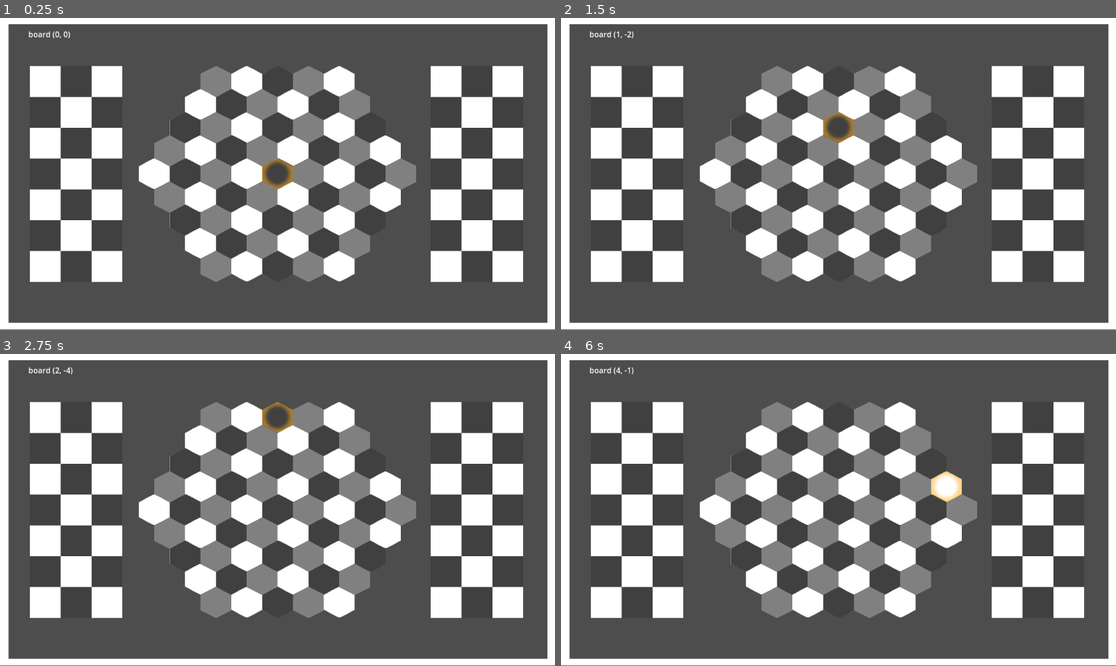
Above: before the commit, frames 1-4 (two rows, left to right).
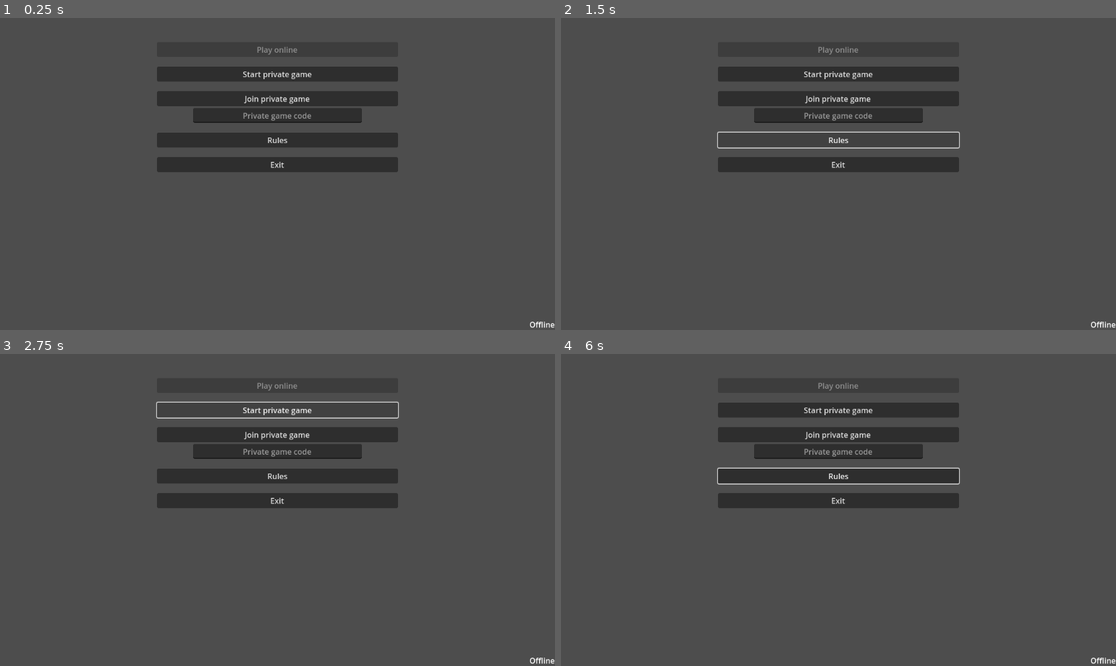
Above: after the commit, the same moments.

Repository: Bazsi1224/KesetClient
Game: Godot game, scene res://UI/MainMenu.tscn
Same seed, same stepped clock (60 frames per second), same inputs: the game is played once before the commit and once after it. Before the commit the project starts from res://match.tscn.
Inputs (mouse positions are in pixels of both pictures, inside the frame that each line leads up to):
- Up to frame 1 (0.25 s): no input
- Up to frame 2 (1.5 s): click (838, 99) at 0.5 s, where only the run after the commit has a clickable "Join private game"; click (838, 139) at 1.25 s, where only the run after the commit has a clickable "Rules"
- Up to frame 3 (2.75 s): click (277, 410) at 2 s, where only the run after the commit has a clickable "Start private game"
- Up to frame 4 (6 s): click (838, 410) at 2.75 s, where only the run after the commit has a clickable "Start private game"; click (838, 475) at 3.5 s, where only the run after the commit has a clickable "Rules"; click (838, 410) at 4.25 s, where only the run after the commit has a clickable "Start private game"; click (838, 475) at 5 s, where only the run after the commit has a clickable "Rules"; tap Enter at 5.75 s; move the mouse to (960, 494) at 5.77 s; click (960, 494) at 5.92 s

The runs differ from the first frame. In frame 1, 39% of the frame differs, in the area x 0-100%, y 0-100%; in frame 2, 39%; in frame 3, 39%; in frame 4, 39%.

Commit message:
Session kezelés kész

Diff:
--- a/Board.tscn
+++ b/Match/Board.tscn
@@ -1,6 +1,6 @@
 [gd_scene load_steps=2 format=3 uid="uid://dqyby817y8vpi"]
 
-[ext_resource type="TileSet" uid="uid://cy7xdgpmase8w" path="res://HexTiles.tres" id="1_7o3m0"]
+[ext_resource type="TileSet" uid="uid://cy7xdgpmase8w" path="res://Match/HexTiles.tres" id="1_7o3m0"]
 
 [node name="TileMap" type="TileMap"]
 position = Vector2(-33, 16)
--- a/Box.tscn
+++ b/Match/Box.tscn
@@ -1,7 +1,7 @@
 [gd_scene load_steps=3 format=3 uid="uid://byorf8jdlq0wv"]
 
-[ext_resource type="Script" path="res://PieceContainer.gd" id="1_fqbin"]
-[ext_resource type="TileSet" uid="uid://dh6bykhxpler4" path="res://SquareTiles.tres" id="2_ifrfb"]
+[ext_resource type="Script" path="res://Match/PieceContainer.gd" id="1_fqbin"]
+[ext_resource type="TileSet" uid="uid://dh6bykhxpler4" path="res://Match/SquareTiles.tres" id="2_ifrfb"]
 
 [node name="Box" type="TileMap"]
 position = Vector2(-31, -31)
--- /dev/null
+++ b/Match/GameVariables.gd
@@ -0,0 +1,13 @@
+extends Node
+
+var port : int
+var role : String
+
+# Called when the node enters the scene tree for the first time.
+func _ready():
+	pass # Replace with function body.
+
+
+# Called every frame. 'delta' is the elapsed time since the previous frame.
+func _process(delta):
+	pass
--- a/NetworkClient.gd
+++ b/Match/NetworkClient.gd
@@ -1,6 +1,5 @@
 extends Node
 var socket = StreamPeerTCP.new()
-var port : int
 var connecting_time = 0
 
 
@@ -15,7 +14,7 @@
 	var status = socket.get_status()
 	match( status ):
 		StreamPeerTCP.STATUS_NONE :
-			var error = socket.connect_to_host( "localhost", port )
+			var error = socket.connect_to_host( "localhost", GameVariables.port )
 			$AliveTimer.start(1)
 		StreamPeerTCP.STATUS_CONNECTING:
 			connecting_time += delta
@@ -42,7 +41,10 @@
 	if message_object == null : return
 
 	match( message_object["messageType"] ):
+		"GameId":
+			%GameCode.text = message_object["data"]["gameId"]
 		"GameState":
+			%PrivateGameWaitingPanel.visible = false
 			parse_game_state( message_object["data"] )
 		"Alive":
 			$Timeout.stop()
@@ -51,7 +53,7 @@
 
 
 func _on_alive_timer_timeout():
-	var message = '{ "messageType" : "Alive", "data" : {} }\r'
+	var message = '{ "messageType" : "Alive", "role" : "%s", "data" : {} }\r' % GameVariables.role
 	socket.put_utf8_string(message)
 	$Timeout.start(1)
 
@@ -61,8 +63,6 @@
 
 
 func close_connection():
-	$"../SessionFinder".process_mode = Node.PROCESS_MODE_ALWAYS
-	process_mode = Node.PROCESS_MODE_DISABLED
 	connecting_time = 0
 	print("Session lost")
 
@@ -80,7 +80,9 @@
 
 
 func piece_selected( container, tile ):
-	var message = '{ "messageType" : "PieceSelected", "data" : { "container" : "%s", "tile" : { "x": %d, "y": %d } } }\r' % [ container, tile.x, tile.y ]
+	var message = '{ "messageType" : "PieceSelected",
+					 "role" : "%s",
+					 "data" : { "container" : "%s", "tile" : { "x": %d, "y": %d } } }\r' % [ GameVariables.role, container, tile.x, tile.y ]
 	socket.put_utf8_string(message)
 
 
@@ -106,11 +108,12 @@
 func move_requested( container, tile ):
 	if %Pointer.hand == null : return
 
-	var message = '{ "messageType" : "MoveRequested", "data" : {
+	var message = '{ "messageType" : "MoveRequested",  "role" : "%s", "data" : {
 		 "piece":
 			{ "container" : "%s", "tile" : { "x": %d, "y": %d } } ,
 		"target":
 			{ "container" : "%s", "tile" : { "x": %d, "y": %d } } } }\r' % [
+				GameVariables.role,
 				%Pointer.hand.container,
 				%Pointer.hand.tile.x,
 				%Pointer.hand.tile.y,
--- /dev/null
+++ b/Match/match.tscn
@@ -0,0 +1,138 @@
+[gd_scene load_steps=12 format=3 uid="uid://u8l7dpo7sofp"]
+
+[ext_resource type="Script" path="res://Match/match.gd" id="1_qjkar"]
+[ext_resource type="Script" path="res://Match/NetworkClient.gd" id="3_fo8ov"]
+[ext_resource type="PackedScene" uid="uid://dqyby817y8vpi" path="res://Match/Board.tscn" id="4_v1kyt"]
+[ext_resource type="Script" path="res://Match/PieceContainer.gd" id="5_xfsfk"]
+[ext_resource type="PackedScene" uid="uid://byorf8jdlq0wv" path="res://Match/Box.tscn" id="6_km5j0"]
+[ext_resource type="Script" path="res://Match/Pointer.gd" id="7_urn0l"]
+[ext_resource type="Texture2D" uid="uid://h3svus16qdyw" path="res://Textures/Marker.png" id="8_p0rod"]
+[ext_resource type="Texture2D" uid="uid://dvn26vftoicxq" path="res://Textures/SquereMarker.png" id="9_cu5g1"]
+[ext_resource type="Material" uid="uid://bypikhf5vqf0w" path="res://Pieces/PlayerColorMaterial.tres" id="10_lb7c4"]
+[ext_resource type="Texture2D" uid="uid://1ky3sbpiw04" path="res://Textures/Frame.png" id="11_hl2fu"]
+
+[sub_resource type="StyleBoxFlat" id="StyleBoxFlat_hjrcs"]
+bg_color = Color(0, 0, 0, 1)
+
+[node name="Match" type="Node2D"]
+script = ExtResource("1_qjkar")
+
+[node name="NetworkClient" type="Node" parent="."]
+process_mode = 3
+process_thread_group = 1
+process_thread_group_order = 0
+process_thread_messages = 1
+script = ExtResource("3_fo8ov")
+
+[node name="AliveTimer" type="Timer" parent="NetworkClient"]
+
+[node name="Timeout" type="Timer" parent="NetworkClient"]
+one_shot = true
+
+[node name="Camera2D" type="Camera2D" parent="."]
+
+[node name="Board" parent="." instance=ExtResource("4_v1kyt")]
+unique_name_in_owner = true
+position = Vector2(-32, -32)
+layer_0/tile_data = PackedInt32Array(-1, 65536, 0, 65535, 0, 1, -65536, 0, 0, 65534, 0, 0, 65536, 0, 1, 1, 0, 0, -131071, 65536, 0, -196608, 65536, 0, -65538, 65536, 0, 196606, 0, 1, 131073, 0, 1, 196608, 65536, 0, 65539, 0, 1, -65533, 0, 0, -196605, 65536, 0, -262143, 0, 1, -3, 0, 0, 131069, 0, 1, -65537, 0, 0, -65535, 0, 1, -196607, 0, 0, -2, 0, 1, 131070, 65536, 0, 196607, 65536, 0, 65537, 65536, 0, 196609, 0, 0, 262142, 0, 0, -262142, 65536, 0, -131070, 0, 0, 2, 0, 1, 131074, 65536, 0, -65532, 0, 1, 65532, 0, 1, 131071, 0, 0, 0, 65536, 0, -131072, 0, 1, -262144, 0, 0, -131073, 0, 1, 65533, 65536, 0, 196605, 0, 0, 262143, 0, 1, 3, 65536, 0, -131069, 0, 1, 131072, 0, 0, 65538, 0, 0, -65534, 65536, 0, -196606, 0, 1, 196604, 65536, 0, -131068, 65536, 0, 262141, 65536, 0, 262140, 0, 1, 327677, 0, 1, 262144, 0, 1, 4, 0, 0, 327679, 0, 0, 327678, 65536, 0, 131068, 0, 0, 327676, 0, 0, -196604, 0, 0, -262140, 0, 1, -262141, 0, 0)
+script = ExtResource("5_xfsfk")
+container_name = "board"
+
+[node name="RedBox" parent="." instance=ExtResource("6_km5j0")]
+unique_name_in_owner = true
+position = Vector2(-450, -32)
+container_name = "redBox"
+
+[node name="BlueBox" parent="." instance=ExtResource("6_km5j0")]
+unique_name_in_owner = true
+position = Vector2(382, -32)
+container_name = "blueBox"
+
+[node name="Debug" type="Label" parent="."]
+unique_name_in_owner = true
+offset_left = -517.0
+offset_top = -302.0
+offset_right = -180.0
+offset_bottom = -238.0
+
+[node name="Pieces" type="Node2D" parent="."]
+unique_name_in_owner = true
+
+[node name="MoveMarkers" type="Node2D" parent="."]
+unique_name_in_owner = true
+
+[node name="Pointer" type="Marker2D" parent="."]
+unique_name_in_owner = true
+script = ExtResource("7_urn0l")
+
+[node name="HexSprite" type="Sprite2D" parent="Pointer"]
+visible = false
+modulate = Color(1, 0.686275, 0.141176, 0.552941)
+texture = ExtResource("8_p0rod")
+
+[node name="SquareSprite" type="Sprite2D" parent="Pointer"]
+visible = false
+modulate = Color(1, 0.686275, 0.141176, 0.552941)
+texture = ExtResource("9_cu5g1")
+
+[node name="PieceSprite" type="Sprite2D" parent="Pointer"]
+visible = false
+modulate = Color(1, 1, 1, 0.545098)
+material = ExtResource("10_lb7c4")
+
+[node name="Frame" type="Sprite2D" parent="."]
+unique_name_in_owner = true
+position = Vector2(-0.500007, -0.500004)
+scale = Vector2(1.44125, 1.07833)
+texture = ExtResource("11_hl2fu")
+
+[node name="PrivateGameWaitingPanel" type="CenterContainer" parent="."]
+unique_name_in_owner = true
+anchors_preset = 15
+anchor_right = 1.0
+anchor_bottom = 1.0
+grow_horizontal = 2
+grow_vertical = 2
+
+[node name="PanelContainer" type="PanelContainer" parent="PrivateGameWaitingPanel"]
+layout_mode = 2
+theme_override_styles/panel = SubResource("StyleBoxFlat_hjrcs")
+
+[node name="MarginContainer" type="MarginContainer" parent="PrivateGameWaitingPanel/PanelContainer"]
+layout_mode = 2
+theme_override_constants/margin_left = 50
+theme_override_constants/margin_top = 50
+theme_override_constants/margin_right = 50
+theme_override_constants/margin_bottom = 50
+
+[node name="VBoxContainer" type="VBoxContainer" parent="PrivateGameWaitingPanel/PanelContainer/MarginContainer"]
+layout_mode = 2
+theme_override_constants/separation = 5
+
+[node name="Label" type="Label" parent="PrivateGameWaitingPanel/PanelContainer/MarginContainer/VBoxContainer"]
+layout_mode = 2
+text = "Waiting for opponent"
+
+[node name="HBoxContainer" type="HBoxContainer" parent="PrivateGameWaitingPanel/PanelContainer/MarginContainer/VBoxContainer"]
+layout_mode = 2
+
+[node name="GameCodeLabel" type="Label" parent="PrivateGameWaitingPanel/PanelContainer/MarginContainer/VBoxContainer/HBoxContainer"]
+layout_mode = 2
+text = "Game code:
+"
+
+[node name="GameCode" type="Label" parent="PrivateGameWaitingPanel/PanelContainer/MarginContainer/VBoxContainer/HBoxContainer"]
+unique_name_in_owner = true
+layout_mode = 2
+text = "PFSDCFS"
+
+[node name="Control" type="Control" parent="PrivateGameWaitingPanel/PanelContainer/MarginContainer/VBoxContainer"]
+custom_minimum_size = Vector2(0, 20)
+layout_mode = 2
+
+[node name="ButtonBack" type="Button" parent="PrivateGameWaitingPanel/PanelContainer/MarginContainer/VBoxContainer"]
+layout_mode = 2
+text = "Cancel"
+
+[connection signal="timeout" from="NetworkClient/AliveTimer" to="NetworkClient" method="_on_alive_timer_timeout"]
+[connection signal="timeout" from="NetworkClient/Timeout" to="NetworkClient" method="_on_timeout_timeout"]
--- a/SessionFinder.gd
+++ /dev/null
@@ -1,38 +0,0 @@
-extends Node
-var socket = StreamPeerTCP.new()
-
-# Called when the node enters the scene tree for the first time.
-func _ready():
-	pass # Replace with function body.
-
-
-# Called every frame. 'delta' is the elapsed time since the previous frame.
-func _process(delta):
-	socket.poll()
-	var status = socket.get_status()
-	match( status ):
-		StreamPeerTCP.STATUS_NONE :
-			var error = socket.connect_to_host( "localhost", 51224 )
-		StreamPeerTCP.STATUS_CONNECTED :
-			messaging()
-
-
-func messaging():
-	var bytes = socket.get_available_bytes( )
-	if bytes == 0 : return
-	var message = socket.get_utf8_string(bytes)
-	var parts = message.split( "\r" )
-	for part in parts:
-		read_message( part )
-
-
-func read_message( message ):
-	if message == "" : return
-	var message_object = JSON.parse_string( message )
-
-	if message_object == null : return
-
-	if message_object["messageType"] == "SessionOpen":
-		$"../NetworkClient".port = message_object["data"]["port"]
-		$"../NetworkClient".process_mode = Node.PROCESS_MODE_ALWAYS
-		process_mode = Node.PROCESS_MODE_DISABLED
--- /dev/null
+++ b/UI/GameTheme.tres
@@ -0,0 +1,3 @@
+[gd_resource type="Theme" format=3 uid="uid://dy8oeyb7hhq01"]
+
+[resource]
--- /dev/null
+++ b/UI/MainMenu.gd
@@ -0,0 +1,31 @@
+extends Control
+
+
+# Called when the node enters the scene tree for the first time.
+func _ready():
+	pass # Replace with function body.
+
+
+# Called every frame. 'delta' is the elapsed time since the previous frame.
+func _process(delta):
+	pass
+
+
+func _on_button_exit_pressed():
+	get_tree().quit()
+
+
+func _on_button_find_games_pressed():
+	get_tree().change_scene_to_file("res://SessionList.tscn")
+
+
+func _on_button_back_pressed():
+	%PrivateGameWaitingPanel.visible = false
+
+
+func _on_button_private_game_pressed():
+	$SessionFinder.start_private_game()
+
+
+func _on_button_join_private_pressed():
+	$SessionFinder.join_private_game( %JoinGameId.text )
--- /dev/null
+++ b/UI/MainMenu.tscn
@@ -0,0 +1,97 @@
+[gd_scene load_steps=3 format=3 uid="uid://cqcklkrc7l1b1"]
+
+[ext_resource type="Script" path="res://UI/MainMenu.gd" id="1_1ncer"]
+[ext_resource type="Script" path="res://UI/SessionFinder.gd" id="2_vppf8"]
+
+[node name="MainMenu" type="Control"]
+layout_mode = 3
+anchors_preset = 15
+anchor_right = 1.0
+anchor_bottom = 1.0
+grow_horizontal = 2
+grow_vertical = 2
+script = ExtResource("1_1ncer")
+
+[node name="SessionFinder" type="Node" parent="."]
+script = ExtResource("2_vppf8")
+
+[node name="OnlineState" type="Label" parent="."]
+unique_name_in_owner = true
+layout_mode = 1
+anchors_preset = 3
+anchor_left = 1.0
+anchor_top = 1.0
+anchor_right = 1.0
+anchor_bottom = 1.0
+offset_left = -52.0
+offset_top = -23.0
+grow_horizontal = 0
+grow_vertical = 0
+text = "Online"
+
+[node name="MarginContainer" type="MarginContainer" parent="."]
+layout_mode = 1
+anchors_preset = 15
+anchor_right = 1.0
+anchor_bottom = 1.0
+grow_horizontal = 2
+grow_vertical = 2
+theme_override_constants/margin_left = 50
+theme_override_constants/margin_top = 50
+theme_override_constants/margin_right = 50
+theme_override_constants/margin_bottom = 50
+
+[node name="VBoxContainer" type="VBoxContainer" parent="MarginContainer"]
+layout_mode = 2
+theme_override_constants/separation = 20
+
+[node name="ButtonFindGames" type="Button" parent="MarginContainer/VBoxContainer"]
+custom_minimum_size = Vector2(500, 0)
+layout_mode = 2
+size_flags_horizontal = 4
+disabled = true
+text = "Play online
+"
+
+[node name="ButtonPrivateGame" type="Button" parent="MarginContainer/VBoxContainer"]
+custom_minimum_size = Vector2(500, 0)
+layout_mode = 2
+size_flags_horizontal = 4
+text = "Start private game
+"
+
+[node name="VBoxContainer" type="VBoxContainer" parent="MarginContainer/VBoxContainer"]
+layout_mode = 2
+
+[node name="ButtonJoinPrivate" type="Button" parent="MarginContainer/VBoxContainer/VBoxContainer"]
+custom_minimum_size = Vector2(500, 0)
+layout_mode = 2
+size_flags_horizontal = 4
+text = "Join private game
+"
+
+[node name="JoinGameId" type="LineEdit" parent="MarginContainer/VBoxContainer/VBoxContainer"]
+unique_name_in_owner = true
+custom_minimum_size = Vector2(350, 0)
+layout_mode = 2
+size_flags_horizontal = 4
+placeholder_text = "Private game code"
+alignment = 1
+
+[node name="ButtonRules" type="Button" parent="MarginContainer/VBoxContainer"]
+custom_minimum_size = Vector2(500, 0)
+layout_mode = 2
+size_flags_horizontal = 4
+text = "Rules
+"
+
+[node name="ButtonExit" type="Button" parent="MarginContainer/VBoxContainer"]
+custom_minimum_size = Vector2(500, 0)
+layout_mode = 2
+size_flags_horizontal = 4
+text = "Exit
+"
+
+[connection signal="pressed" from="MarginContainer/VBoxContainer/ButtonPrivateGame" to="." method="_on_button_private_game_pressed"]
+[connection signal="pressed" from="MarginContainer/VBoxContainer/VBoxContainer/ButtonJoinPrivate" to="." method="_on_button_join_private_pressed"]
+[connection signal="pressed" from="MarginContainer/VBoxContainer/ButtonExit" to="." method="_on_button_exit_pressed"]
--- /dev/null
+++ b/UI/SessionFinder.gd
@@ -0,0 +1,66 @@
+extends Node
+var socket = StreamPeerTCP.new()
+var current_match = null
+
+# Called when the node enters the scene tree for the first time.
+func _ready():
+	pass # Replace with function body.
+
+
+# Called every frame. 'delta' is the elapsed time since the previous frame.
+func _process(delta):
+	socket.poll()
+	var status = socket.get_status()
+	match( status ):
+		StreamPeerTCP.STATUS_NONE :
+			var error = socket.connect_to_host( "localhost", 51224 )
+			%OnlineState.text = tr( "Offline" )
+		StreamPeerTCP.STATUS_CONNECTED :
+			%OnlineState.text = tr( "Online" )
+			messaging()
+
+	if current_match != null:
+		current_match.find_child("NetworkClient")._process(delta)
+
+
+func messaging():
+	var bytes = socket.get_available_bytes( )
+	if bytes == 0 : return
+	var message = socket.get_utf8_string(bytes)
+	var parts = message.split( "\r" )
+	for part in parts:
+		read_message( part )
+
+
+func read_message( message ):
+	if message == "" : return
+	var message_object = JSON.parse_string( message )
+
+	if message_object == null : return
+
+	match( message_object["messageType"] ):
+		"SessionStart":
+			socket.disconnect_from_host()
+			GameVariables.port = message_object["data"]["port"]
+			get_tree().change_scene_to_file("res://Match/match.tscn")
+		"StartPrivateGame":
+			socket.disconnect_from_host()
+			GameVariables.port = message_object["data"]["port"]
+			GameVariables.role = "host"
+			get_tree().change_scene_to_file("res://Match/match.tscn")
+		"JoinPrivateGame":
+			if( !message_object["data"].has("port") ) : return
+			socket.disconnect_from_host()
+			GameVariables.port = message_object["data"]["port"]
+			GameVariables.role = "client"
+			get_tree().change_scene_to_file("res://Match/match.tscn")
+
+
+func start_private_game():
+	var message = '{ "messageType" : "StartPrivateGame", "data" : { } }\r'
+	socket.put_utf8_string(message)
+
+
+func join_private_game( game_id : String ):
+	var message = '{ "messageType" : "JoinPrivateGame", "data" : { "gameId" : "%s" } }\r' % game_id
+	socket.put_utf8_string(message)
--- a/match.tscn
+++ /dev/null
@@ -1,91 +0,0 @@
-[gd_scene load_steps=12 format=3 uid="uid://u8l7dpo7sofp"]
-
-[ext_resource type="Script" path="res://match.gd" id="1_nejia"]
-[ext_resource type="Script" path="res://NetworkClient.gd" id="2_1akor"]
-[ext_resource type="Script" path="res://SessionFinder.gd" id="2_hu0oy"]
-[ext_resource type="Script" path="res://Pointer.gd" id="4_ck6ep"]
-[ext_resource type="Script" path="res://PieceContainer.gd" id="5_vvh0j"]
-[ext_resource type="Texture2D" uid="uid://h3svus16qdyw" path="res://Textures/Marker.png" id="5_ylfje"]
-[ext_resource type="PackedScene" uid="uid://dqyby817y8vpi" path="res://Board.tscn" id="6_tyfun"]
-[ext_resource type="Texture2D" uid="uid://dvn26vftoicxq" path="res://Textures/SquereMarker.png" id="8_h88w6"]
-[ext_resource type="PackedScene" uid="uid://byorf8jdlq0wv" path="res://Box.tscn" id="9_b3sc7"]
-[ext_resource type="Material" uid="uid://bypikhf5vqf0w" path="res://Pieces/PlayerColorMaterial.tres" id="10_xyeof"]
-[ext_resource type="Texture2D" uid="uid://1ky3sbpiw04" path="res://Textures/Frame.png" id="11_n7vg8"]
-
-[node name="Match" type="Node2D"]
-script = ExtResource("1_nejia")
-
-[node name="SessionFinder" type="Node" parent="."]
-script = ExtResource("2_hu0oy")
-
-[node name="NetworkClient" type="Node" parent="."]
-process_mode = 4
-process_thread_group = 1
-process_thread_group_order = 0
-process_thread_messages = 1
-script = ExtResource("2_1akor")
-
-[node name="AliveTimer" type="Timer" parent="NetworkClient"]
-
-[node name="Timeout" type="Timer" parent="NetworkClient"]
-one_shot = true
-
-[node name="Camera2D" type="Camera2D" parent="."]
-
-[node name="Board" parent="." instance=ExtResource("6_tyfun")]
-unique_name_in_owner = true
-position = Vector2(-32, -32)
-layer_0/tile_data = PackedInt32Array(-1, 65536, 0, 65535, 0, 1, -65536, 0, 0, 65534, 0, 0, 65536, 0, 1, 1, 0, 0, -131071, 65536, 0, -196608, 65536, 0, -65538, 65536, 0, 196606, 0, 1, 131073, 0, 1, 196608, 65536, 0, 65539, 0, 1, -65533, 0, 0, -196605, 65536, 0, -262143, 0, 1, -3, 0, 0, 131069, 0, 1, -65537, 0, 0, -65535, 0, 1, -196607, 0, 0, -2, 0, 1, 131070, 65536, 0, 196607, 65536, 0, 65537, 65536, 0, 196609, 0, 0, 262142, 0, 0, -262142, 65536, 0, -131070, 0, 0, 2, 0, 1, 131074, 65536, 0, -65532, 0, 1, 65532, 0, 1, 131071, 0, 0, 0, 65536, 0, -131072, 0, 1, -262144, 0, 0, -131073, 0, 1, 65533, 65536, 0, 196605, 0, 0, 262143, 0, 1, 3, 65536, 0, -131069, 0, 1, 131072, 0, 0, 65538, 0, 0, -65534, 65536, 0, -196606, 0, 1, 196604, 65536, 0, -131068, 65536, 0, 262141, 65536, 0, 262140, 0, 1, 327677, 0, 1, 262144, 0, 1, 4, 0, 0, 327679, 0, 0, 327678, 65536, 0, 131068, 0, 0, 327676, 0, 0, -196604, 0, 0, -262140, 0, 1, -262141, 0, 0)
-script = ExtResource("5_vvh0j")
-container_name = "board"
-
-[node name="RedBox" parent="." instance=ExtResource("9_b3sc7")]
-unique_name_in_owner = true
-position = Vector2(-450, -32)
-container_name = "redBox"
-
-[node name="BlueBox" parent="." instance=ExtResource("9_b3sc7")]
-unique_name_in_owner = true
-position = Vector2(382, -32)
-container_name = "blueBox"
-
-[node name="Debug" type="Label" parent="."]
-unique_name_in_owner = true
-offset_left = -517.0
-offset_top = -302.0
-offset_right = -180.0
-offset_bottom = -238.0
-
-[node name="Pieces" type="Node2D" parent="."]
-unique_name_in_owner = true
-
-[node name="MoveMarkers" type="Node2D" parent="."]
-unique_name_in_owner = true
-
-[node name="Pointer" type="Marker2D" parent="."]
-unique_name_in_owner = true
-script = ExtResource("4_ck6ep")
-
-[node name="HexSprite" type="Sprite2D" parent="Pointer"]
-visible = false
-modulate = Color(1, 0.686275, 0.141176, 0.552941)
-texture = ExtResource("5_ylfje")
-
-[node name="SquareSprite" type="Sprite2D" parent="Pointer"]
-visible = false
-modulate = Color(1, 0.686275, 0.141176, 0.552941)
-texture = ExtResource("8_h88w6")
-
-[node name="PieceSprite" type="Sprite2D" parent="Pointer"]
-visible = false
-modulate = Color(1, 1, 1, 0.545098)
-material = ExtResource("10_xyeof")
-
-[node name="Frame" type="Sprite2D" parent="."]
-unique_name_in_owner = true
-position = Vector2(-0.500007, -0.500004)
-scale = Vector2(1.44125, 1.07833)
-texture = ExtResource("11_n7vg8")
-
-[connection signal="timeout" from="NetworkClient/AliveTimer" to="NetworkClient" method="_on_alive_timer_timeout"]
-[connection signal="timeout" from="NetworkClient/Timeout" to="NetworkClient" method="_on_timeout_timeout"]
--- a/project.godot
+++ b/project.godot
@@ -11,9 +11,13 @@
 [application]
 
 config/name="KesetClient"
-run/main_scene="res://match.tscn"
+run/main_scene="res://UI/MainMenu.tscn"
 config/features=PackedStringArray("4.2", "GL Compatibility")
 config/icon="res://icon.svg"
+
+[autoload]
+
+GameVariables="*res://Match/GameVariables.gd"
 
 [rendering]
 
Not shown: 1 places in Match/HexTiles.tres that only renumber resources
Renamed: PieceContainer.gd -> Match/PieceContainer.gd
Renamed: Pointer.gd -> Match/Pointer.gd
Renamed: SquareTiles.tres -> Match/SquareTiles.tres
Renamed: match.gd -> Match/match.gd
